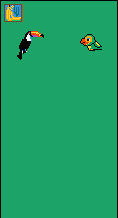
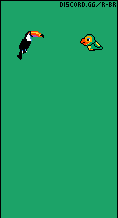
Layers edited between the first and the second 118×218 image:
added layer "Discord" above "Pontos" over [60, 2, 116, 7]
hid "Quadro", painted on it over [4, 4, 23, 22]
